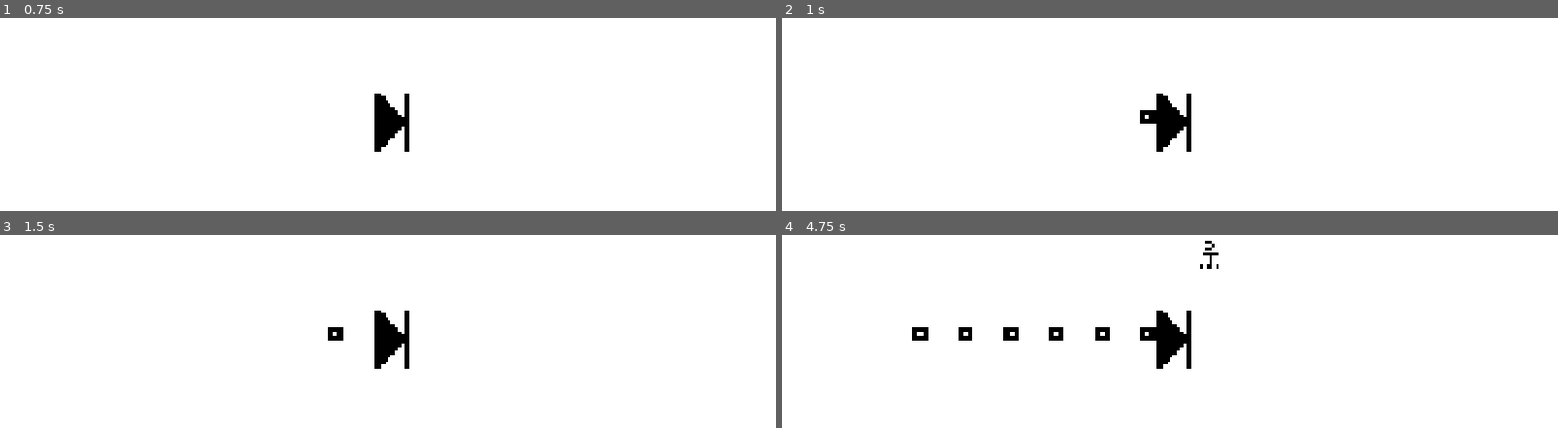
Above: before the commit, frames 1-4 (two rows, left to right).
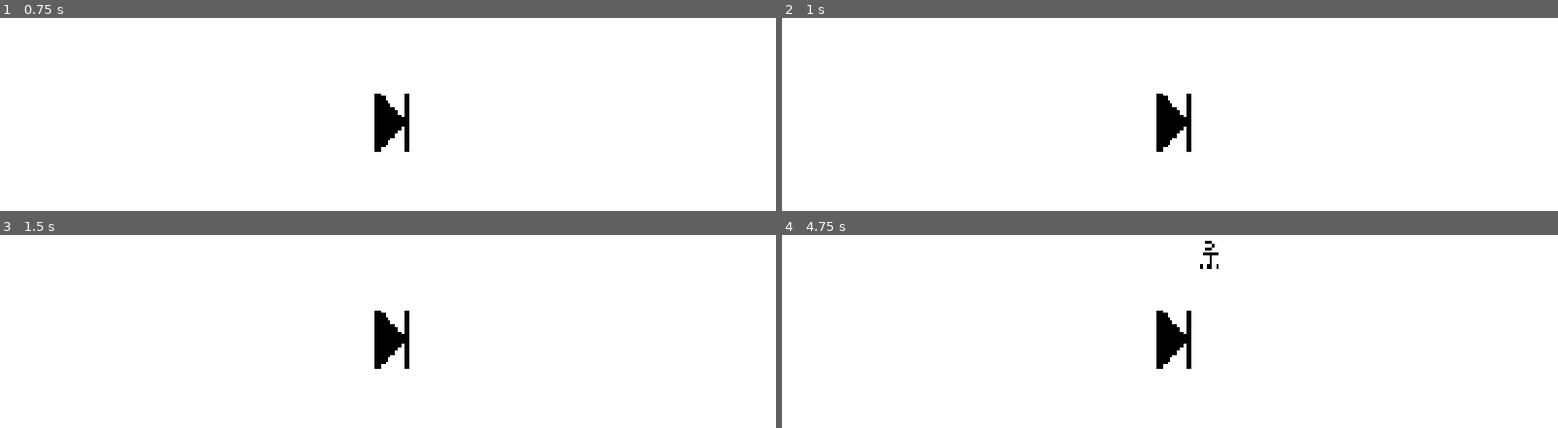
Above: after the commit, the same moments.

Repository: chorwat2137/haven-2026
Game: Godot game, scene res://scenes/main.tscn
The game is run twice, just before and just after one commit, with the same random seed, the same clock (stepped at 60 frames per second) and the same inputs. This scene is started directly instead of the project's main scene.
Inputs:
- Up to frame 1 (0.75 s): tap Enter (ui_accept) at 0.5 s; hold Right (ui_right) from 0.53 s (still down); tap Space (shoot) at 0.6 s
- Up to frame 2 (1 s): keep holding Right (ui_right); tap Enter (ui_accept) at 0.77 s
- Up to frame 3 (1.5 s): keep holding Right (ui_right); tap Space (shoot) at 1.35 s
- Up to frame 4 (4.75 s): tap Enter (ui_accept) at 1.52, 3.02, 3.77, 4.52 s; release Right (ui_right) at 2.03 s; hold Left (ui_left) 2.03-2.78 s; tap Space (shoot) every 0.75 s from 2.1 to 4.35 s; hold Right (ui_right) 2.78-4.28 s; hold Left (ui_left) from 4.28 s (still down)

Frame 1 is identical in both runs. In frame 2, 0.1% of the frame differs, in the area x 46-49%, y 47-55%; in frame 3, 0.1%; in frame 4, 0.7%, in the area x 16-49%, y 47-55%.

Commit message:
Automatic sync

Diff:
--- a/scripts/player_control.gd
+++ b/scripts/player_control.gd
@@ -7,12 +7,12 @@
 var current_lane: int = 1 # 0 = top, 1 = middle, 2 = bottom
 var center_y: float
 
-func shoot():
-	var b = bullet.instantiate()
-	var b_y = self.position.y
-	var b_x = self.position.x
-	b.position = Vector2i(b_x, b_y)
-	get_parent().add_child(b)
+#func shoot():
+	#var b = bullet.instantiate()
+	#var b_y = self.position.y
+	#var b_x = self.position.x
+	#b.position = Vector2i(b_x, b_y)
+	#get_parent().add_child(b)
 
 func _ready() -> void:
 	# Get vertical center of the screen
@@ -30,8 +30,8 @@
 
 
 func _process(delta: float) -> void:
-	if Input.is_action_just_pressed("shoot"):
-		shoot()
+	#if Input.is_action_just_pressed("shoot"):
+		#shoot()
 	# Keyboard input
 	if Input.is_action_just_pressed("ui_up"):
 		current_lane = max(0, current_lane - 1)
